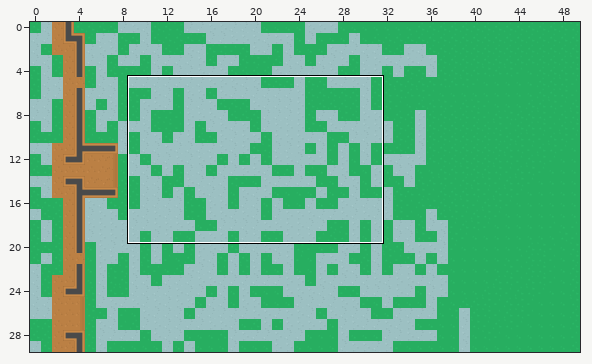
Tiled map -- Shooter/maps/map3.tmx. The picture above shows the old version from afar; the outline marks the close-up.
Close-up. First the earlier version:
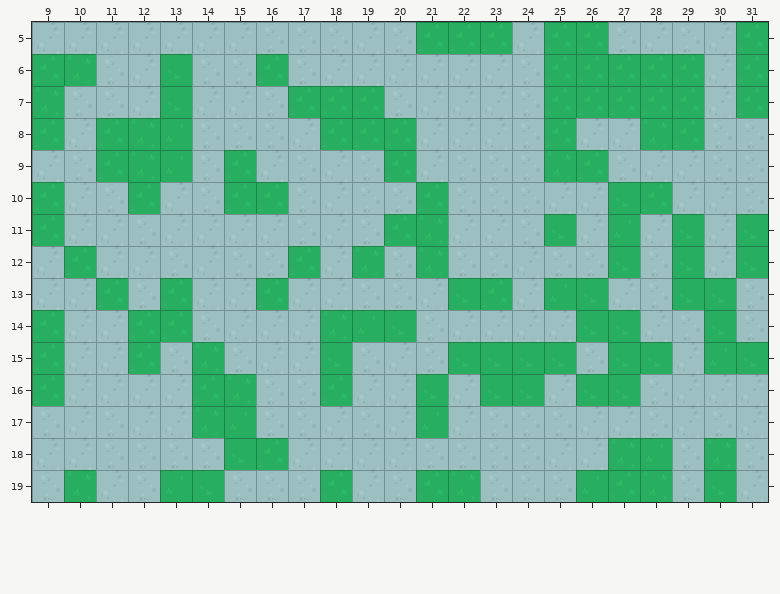
Cells are 64x64 px. Shown: x 9..31, y 5..19.
After the commit:
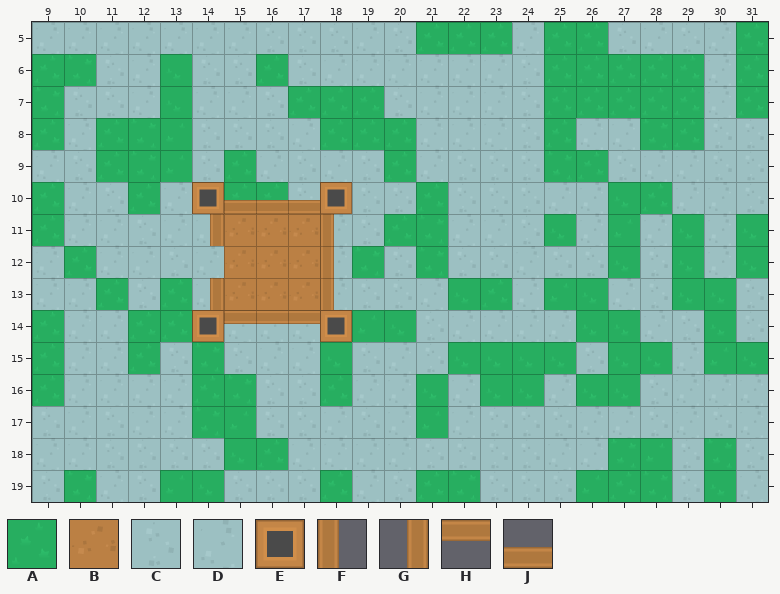
Key: from "Kenny Topdown Pack": A 0, B 4, C 6, D 7, E 204, F 438, G 439, H 465, J 466.
_ is an empty cell.
Tiles replaced or removed in this view: A, C, D.
The exact change:
Changed rows in their new state; . is an unchanged cell.
Layer "Ground":
first column x 15:
11 BBB
12 BBB
13 BBB
Layer "Walls":
first column x 14:
10 EJJJE
11 G...F
12 ....F
13 G...F
14 EHHHE
